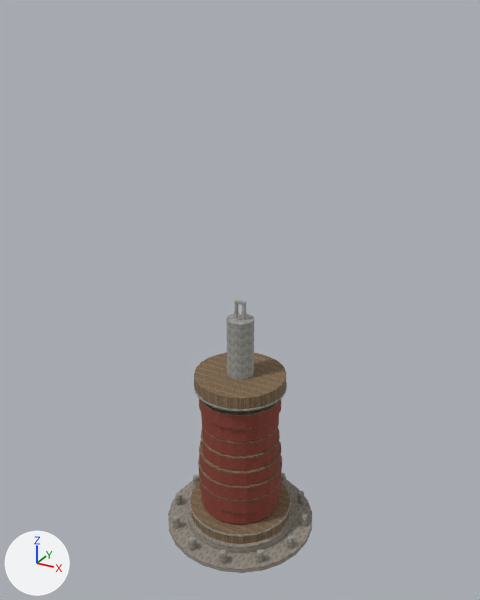
The glTF model blender/exports/rustic/the_spindle.glb as it was, and as the next commit left it.
Camera for both pictures: a camera (50 mm lens) standing at (18.6, -33.9, 34.5) and looking at (-0.2, 0.3, 17.4). Lighting does not change. The marker at lower left points along +X, +Y and +Z. The picture after the commit comes second. Where no turn or scale is listed for an object, it has been applied to the vertices. Vertices at exactly the same position are counted once.

Names of what the first picture shows: 'TheSpindle'.
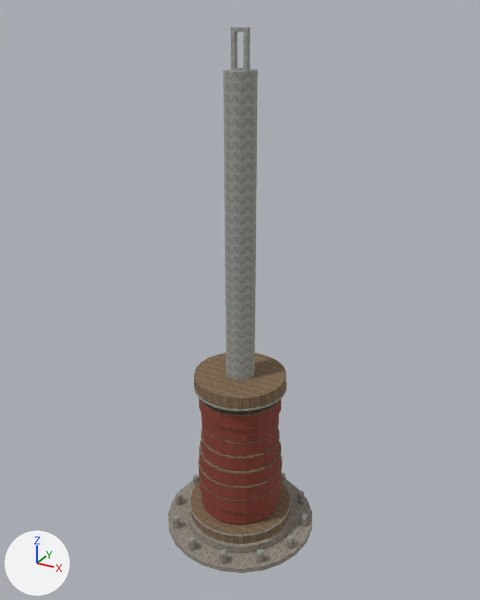
Where the change shows, as pixel boxes (x1, y1, x2, y2) in the pictures (480 x 600 px; the box of a moved part takes in the faces that stretch with it):
'TheSpindle', reshaped (100% taller)
    before: (168, 300, 312, 573)
    after: (168, 27, 312, 573)
part 1 of me_thespindle, added
    after: (243, 32, 250, 71)
part 2 of me_thespindle, added
    after: (231, 32, 237, 70)
part 3 of me_thespindle, added
    after: (231, 27, 250, 32)
part 4 of me_thespindle, deleted
    before: (234, 303, 238, 318)
part 5 of me_thespindle, deleted
    before: (242, 303, 246, 320)
part 6 of me_thespindle, moved or reshaped
    before: (226, 313, 254, 409)
    after: (223, 69, 258, 409)

The change, as a diff of the scene's bpy script:
```diff
--- a/blender/exports/rustic/the_spindle.glb.py
+++ b/blender/exports/rustic/the_spindle.glb.py
@@ me_thespindle @@
 # used by ob_thespindle; location = (0.0, 0.0, 0.0)
-me_thespindle.from_pydata(...)  # 2618 vertices, 5040 faces; spans x -5.3..5.3, y -5.3..5.6, z 0.0..17.4
+me_thespindle.from_pydata(...)  # 2618 vertices, 5040 faces; spans x -5.3..5.3, y -5.3..5.6, z 0.0..33.6
+# me_thespindle part 1: a new loose piece of 38 vertices spanning x 0.3..0.5, y -0.1..0.1, z 31.4..33.3, in mat_rustic_steel (picture img_rustic_steel)
+# me_thespindle part 2: a new loose piece of 37 vertices spanning x -0.5..-0.3, y -0.1..0.1, z 31.4..33.3, in mat_rustic_steel (picture img_rustic_steel)
+# me_thespindle part 3: a new loose piece of 37 vertices spanning x -0.5..0.5, y -0.1..0.1, z 33.3..33.6, in mat_rustic_steel (picture img_rustic_steel)
+# me_thespindle part 4: the loose piece of 34 vertices spanning x -0.4..-0.2, y -0.1..0.1, z 16.2..17.4 is deleted
+# me_thespindle part 5: the loose piece of 31 vertices spanning x 0.2..0.4, y -0.1..0.1, z 16.2..17.4 is deleted
+# me_thespindle part 6
+# 44 vertices are removed from x -2.7..1.5, y -2.7..1.5, z 11.4..16.3
+# 136 faces are deleted
+# 1 vertex moves from x -0.4, y -0.8, z 16.2 to x 0.5, y -0.8, z 12.2
+# 41 vertices are added at x -2.7..1.6, y -2.6..1.6, z 11.4..31.4
+# 20 new faces join them, mat_rustic_handle (picture img_rustic_handle)
+# 110 new faces join them, mat_rustic_steel (picture img_rustic_steel)
+# other edits to the shape of me_thespindle do not show in these pictures
 me_thespindle.materials.append(mat_rustic_stone)
```
